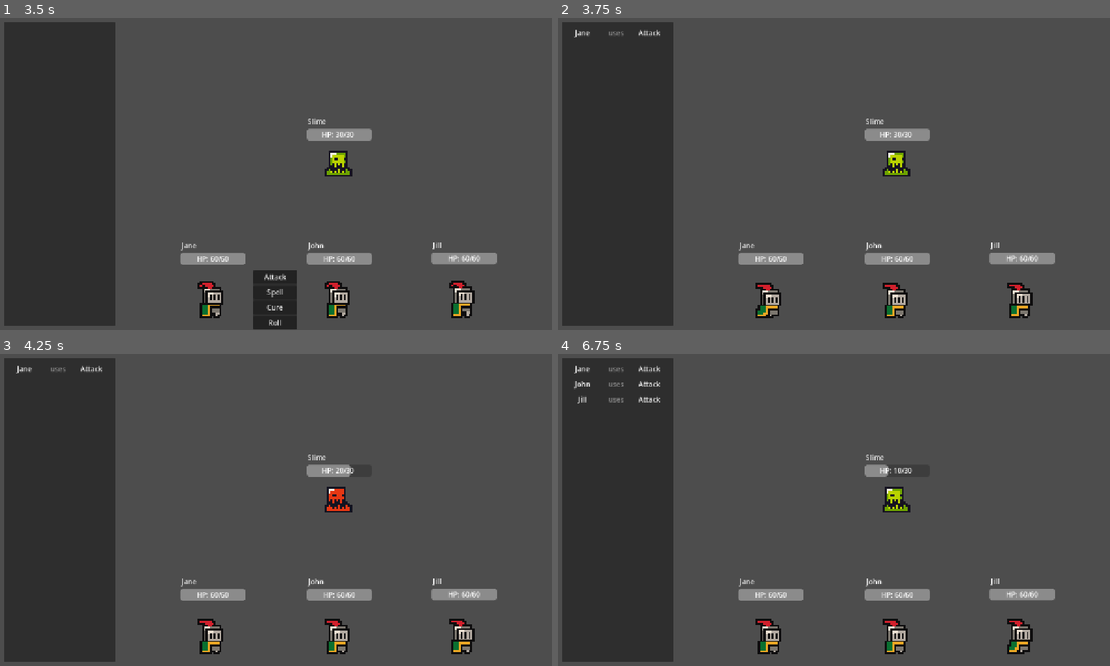
Above: before the commit, frames 1-4 (two rows, left to right).
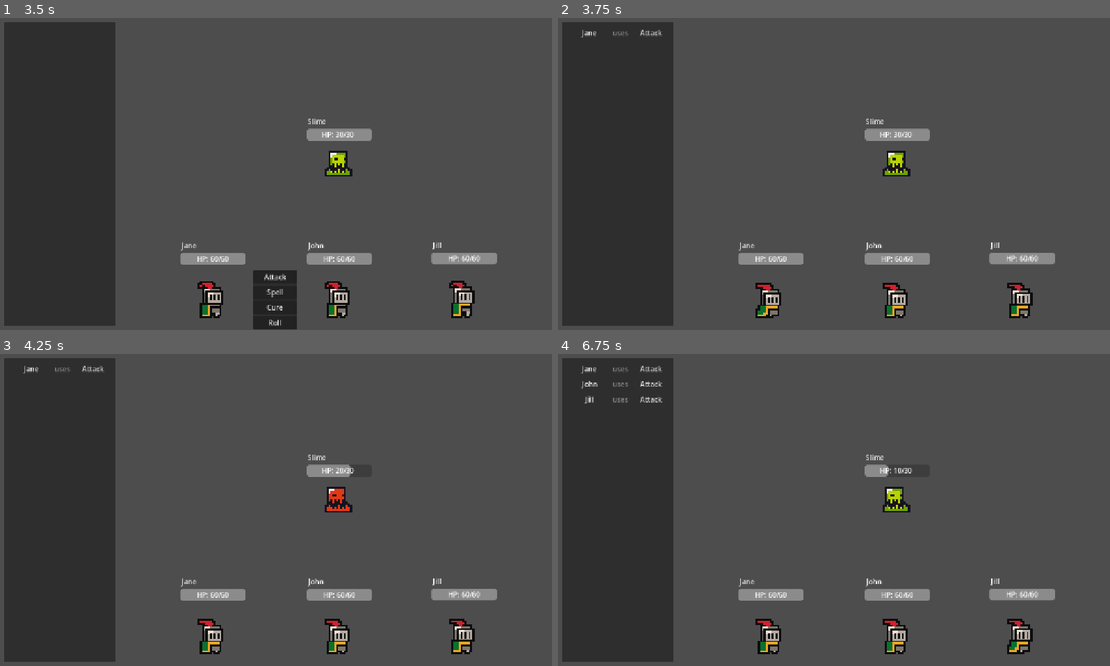
Above: after the commit, the same moments.

Repository: jhobz/rpg-prototype
Game: Godot game, scene res://scenes/game.tscn
The game is run twice, just before and just after one commit, with the same random seed, the same clock (stepped at 60 frames per second) and the same inputs.
Inputs:
- Up to frame 1 (3.5 s): tap Enter at 0.5 s
- Up to frame 2 (3.75 s): click "Attack" at 3.5 s
- Up to frame 3 (4.25 s): no input
- Up to frame 4 (6.75 s): click "Attack" at 5 s; click "Attack" at 6.5 s

Frame 1 is identical in both runs. In frame 2, 0.1% of the frame differs, in the area x 2-19%, y 3-7%; in frame 3, 0.1%; in frame 4, 0.4%, in the area x 2-19%, y 3-16%.

Commit message:
Indicate which instruction is being played back during...playback

Diff:
--- a/project.godot
+++ b/project.godot
@@ -28,10 +28,6 @@
 
 [gui]
 
-theme/custom="uid://dt28hksanooxk"
-
-[gui]
-
 timers/tooltip_delay_sec=0.1
 theme/custom="uid://dt28hksanooxk"
 
--- a/scenes/game_manager.gd
+++ b/scenes/game_manager.gd
@@ -53,10 +53,12 @@
 		print('skipping instruction because character is dead', skip_instruction.action, skip_instruction.source, skip_instruction.target)
 		current_instruction_index += 1
 		turn_state_machine.change_state(turn_end_state)
+		return
 
 	print('debug: ' + str(current_instruction_index))
 	# we're done if we pass the end of the list
 	if current_instruction_index >= instructions.size():
+		ui_manager.set_active_instruction(-1)
 		print('done executing playback')
 		return
 
@@ -111,6 +113,7 @@
 	if character is PlayerCharacter and current_instruction_index < instructions.size():
 		if instructions[current_instruction_index].action.action_name != 'Dead':
 			character.gui_component.toggle_action_menu(false)
+			ui_manager.set_active_instruction(current_instruction_index)
 			playback_current_instruction()
 			return
 
@@ -123,6 +126,10 @@
 			current_instruction_index += 1
 		else:
 			character.gui_component.toggle_action_menu(true)
+			if current_instruction_index < instructions.size():
+				ui_manager.set_active_instruction(current_instruction_index)
+			else:
+				ui_manager.set_active_instruction(-1)
 
 
 func _on_playback_button_pressed() -> void:
--- a/scenes/instructions_ui_manager.gd
+++ b/scenes/instructions_ui_manager.gd
@@ -1,11 +1,20 @@
 class_name InstructionsUIManager extends Control
 
 @onready var grid: GridContainer = $PanelContainer/ScrollContainer/VBoxContainer/MarginContainer/GridContainer
+
+var active_instruction: int = -1
+var last_instruction: int = -1
+
+func _process(_delta: float) -> void:
+	if active_instruction != last_instruction:
+		update_active_instruction()
+		last_instruction = active_instruction
 
 func add_instruction(instruction: Instruction):
 	var source_name = instruction.source.char_name
 	var action_name = instruction.action.action_name
 
+	var indicator = grid.get_node('Indicator').duplicate()
 	var source_label = grid.get_node('Source').duplicate()
 	var uses_label = grid.get_node('Label').duplicate()
 	var action_btn: MenuButton = grid.get_node('Action').duplicate()
@@ -14,9 +23,11 @@
 	action_btn.text = action_name
 	action_btn.set_tooltip_text(instruction.action.tooltip)
 	populate_menu_items(action_btn, instruction)
+	grid.add_child(indicator)
 	grid.add_child(source_label)
 	grid.add_child(uses_label)
 	grid.add_child(action_btn)
+	indicator.visible = true
 	source_label.visible = true
 	uses_label.visible = true
 	action_btn.visible = true
@@ -33,12 +44,9 @@
 		index += 1
 
 func replace_instruction_at_index(index: int, instruction: Instruction) -> void:
-	print('index', index)
-	# there are 3 ui items per instruction, +3 nodes for positioning, +2 to get to action
-	var i := index * 3 + 3 + 2
+	# there are 4 ui items per instruction, +4 nodes for positioning, +3 to get to action
+	var i := index * 4 + 4 + 3
 	var ui_items = grid.get_children()
-	print('size', ui_items.size())
-	print(ui_items[i])
 	ui_items[i].text = instruction.action.action_name
 	ui_items[i].set_tooltip_text(instruction.action.tooltip)
 
@@ -46,6 +54,21 @@
 	var value = Control.MOUSE_FILTER_PASS if state else Control.MOUSE_FILTER_IGNORE
 	self.propagate_call("set_mouse_filter", [value])
 	# self.propagate_call('mouse_default_cursor_shape', [Control.CURSOR_ARROW if state else Control.CURSOR_FORBIDDEN])
+
+func update_active_instruction():
+	var ui_items = grid.get_children()
+
+	# there are 4 ui items per instruction, +4 nodes for positioning
+	if last_instruction >= 0:
+		var i := last_instruction * 4 + 4
+		ui_items[i].get_node("Texture").visible = false
+
+	if active_instruction >= 0:
+		var i = active_instruction * 4 + 4
+		ui_items[i].get_node("Texture").visible = true
+
+func set_active_instruction(index: int):
+	active_instruction = index
 
 #region Listeners
 
--- a/scenes/ui.tscn
+++ b/scenes/ui.tscn
@@ -1,8 +1,9 @@
-[gd_scene load_steps=6 format=3 uid="uid://d34kj08qefmyp"]
+[gd_scene load_steps=7 format=3 uid="uid://d34kj08qefmyp"]
 
 [ext_resource type="Script" uid="uid://bk4nrf3hatx2u" path="res://scenes/instructions_ui_manager.gd" id="1_x4jx1"]
 [ext_resource type="Script" uid="uid://dv4bud7l05v2a" path="res://scenes/ui_manager.gd" id="1_yev5y"]
 [ext_resource type="Script" uid="uid://ddbhdfuiub5a4" path="res://scenes/scroll_container.gd" id="2_yev5y"]
+[ext_resource type="Texture2D" uid="uid://dmqmc0xuvbvp" path="res://assets/sprites/64px-Green_Arrow_Right.svg.png" id="4_gdt2y"]
 
 [sub_resource type="StyleBoxFlat" id="StyleBoxFlat_37s47"]
 bg_color = Color(0.180392, 0.180392, 0.180392, 1)
@@ -98,7 +99,22 @@
 layout_mode = 2
 size_flags_vertical = 3
 size_flags_stretch_ratio = 5.8
-columns = 3
+columns = 4
+
+[node name="Indicator" type="Control" parent="HSplitContainer/Instructions/PanelContainer/ScrollContainer/VBoxContainer/MarginContainer/GridContainer"]
+visible = false
+custom_minimum_size = Vector2(16, 16)
+layout_mode = 2
+size_flags_vertical = 4
+
+[node name="Texture" type="TextureRect" parent="HSplitContainer/Instructions/PanelContainer/ScrollContainer/VBoxContainer/MarginContainer/GridContainer/Indicator"]
+visible = false
+layout_mode = 0
+offset_right = 16.0
+offset_bottom = 16.0
+size_flags_vertical = 4
+texture = ExtResource("4_gdt2y")
+expand_mode = 3
 
 [node name="Source" type="Label" parent="HSplitContainer/Instructions/PanelContainer/ScrollContainer/VBoxContainer/MarginContainer/GridContainer"]
 visible = false
--- a/scenes/ui_manager.gd
+++ b/scenes/ui_manager.gd
@@ -19,6 +19,9 @@
 
 func set_instructions_input_enabled(enabled: bool) -> void:
 	instructions_control.toggle_input(enabled)
+
+func set_active_instruction(index: int) -> void:
+	instructions_control.set_active_instruction(index)
 
 # Messages
 
Binary file added: assets/sprites/64px-Green_Arrow_Right.svg.png
Not shown, added: assets/sprites/64px-Green_Arrow_Right.svg.png.import
